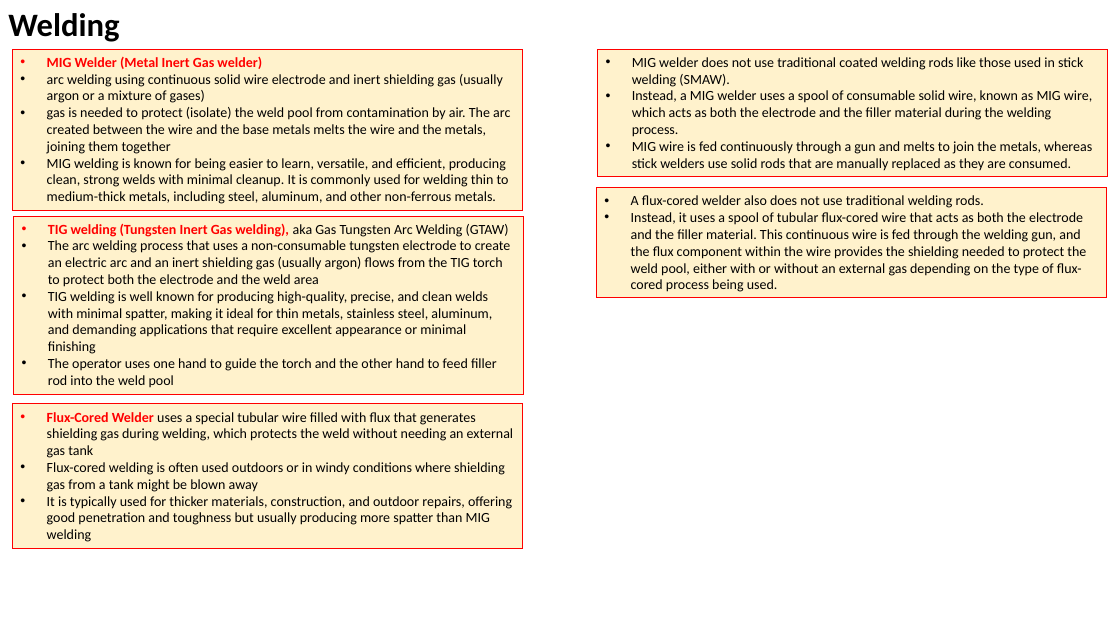
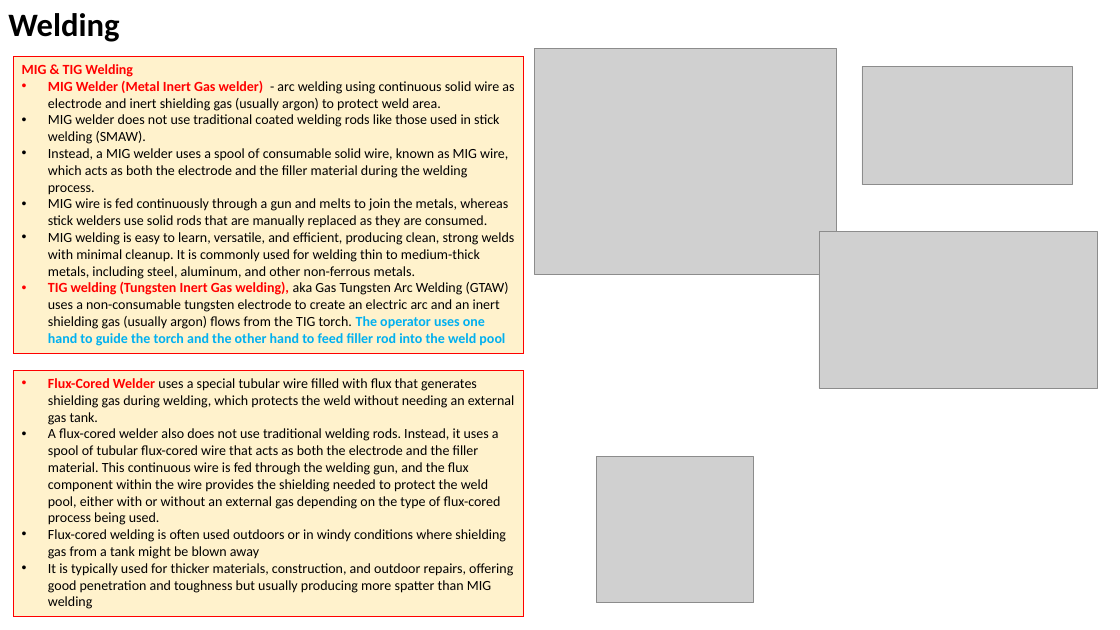
Before and after one commit to lselector/misc_farm, a slide deck: slide 1 of welding.pptx. Drawn at 1120x630 pixels with LibreOffice and Linux fonts; fonts in the diff are those of the drawing; grey boxes stand for pictures. Boxes give left, top, right and bottom in pixels: in the first picture for what was removed or moved away, otherwise in the second. Text is boxed around its words. In the diff, an @@ line names an element or a change of style, - is before the commit and + after.

Commit message:
update

```diff
--- a/welding.pptx
+++ b/welding.pptx
@@ rectangle "MIG & TIG Welding": place and size @@
-rectangle "MIG & TIG Welding" at box(13, 50, 523, 211)
+rectangle "MIG & TIG Welding" at box(13, 56, 524, 353)
@@ picture added at box(535, 48, 838, 274) @@
@@ rectangle removed at box(597, 50, 1108, 176) @@
-• MIG welder does not use traditional coated welding rods like those used in stick welding (SMAW).
-• Instead, a MIG welder uses a spool of consumable solid wire, known as MIG wire, which acts as both the electrode and the filler material during the welding process.
-• MIG wire is fed continuously through a gun and melts to join the metals, whereas stick welders use solid rods that are manually replaced as they are consumed.
@@ text in rectangle at box(22, 64, 515, 346): text changed @@
-• MIG Welder (Metal Inert Gas welder)
-• arc welding using continuous solid wire electrode and inert shielding gas (usually argon or a mixture of gases)
-• gas is needed to protect (isolate) the weld pool from contamination by air. The arc created between the wire and the base metals melts the wire and the metals, joining them together
-• MIG welding is known for being easier to learn, versatile, and efficient, producing clean, strong welds with minimal cleanup. It is commonly used for welding thin to medium-thick metals, including steel, aluminum, and other non-ferrous metals.
+MIG & TIG Welding
+• MIG Welder (Metal Inert Gas welder) - arc welding using continuous solid wire as electrode and inert shielding gas (usually argon) to protect weld area.
+• MIG welder does not use traditional coated welding rods like those used in stick welding (SMAW).
+• Instead, a MIG welder uses a spool of consumable solid wire, known as MIG wire, which acts as both the electrode and the filler material during the welding process.
+• MIG wire is fed continuously through a gun and melts to join the metals, whereas stick welders use solid rods that are manually replaced as they are consumed.
+• MIG welding is easy to learn, versatile, and efficient, producing clean, strong welds with minimal cleanup. It is commonly used for welding thin to medium-thick metals, including steel, aluminum, and other non-ferrous metals.
+• TIG welding (Tungsten Inert Gas welding), aka Gas Tungsten Arc Welding (GTAW)
+  uses a non-consumable tungsten electrode to create an electric arc and an inert shielding gas (usually argon) flows from the TIG torch. The operator uses one hand to guide the torch and the other hand to feed filler rod into the weld pool
@@ picture added at box(862, 66, 1072, 185) @@
@@ rectangle removed at box(597, 188, 1107, 298) @@
-• A flux-cored welder also does not use traditional welding rods.
-• Instead, it uses a spool of tubular flux-cored wire that acts as both the electrode and the filler material. This continuous wire is fed through the welding gun, and the flux component within the wire provides the shielding needed to protect the weld pool, either with or without an external gas depending on the type of flux-cored process being used.
@@ rectangle removed at box(13, 216, 524, 394) @@
-• TIG welding (Tungsten Inert Gas welding), aka Gas Tungsten Arc Welding (GTAW)
-• The arc welding process that uses a non-consumable tungsten electrode to create an electric arc and an inert shielding gas (usually argon) flows from the TIG torch to protect both the electrode and the weld area
-• TIG welding is well known for producing high-quality, precise, and clean welds with minimal spatter, making it ideal for thin metals, stainless steel, aluminum, and demanding applications that require excellent appearance or minimal finishing
-• The operator uses one hand to guide the torch and the other hand to feed filler rod into the weld pool
@@ picture added at box(819, 232, 1097, 388) @@
@@ rectangle "Flux-Cored Welder uses a special ...": place and size @@
-rectangle "Flux-Cored Welder uses a special ..." at box(13, 404, 523, 549)
+rectangle "Flux-Cored Welder uses a special ..." at box(13, 371, 524, 617)
@@ text in rectangle at box(48, 378, 514, 525): text changed @@
-• Flux-Cored Welder uses a special tubular wire filled with flux that generates shielding gas during welding, which protects the weld without needing an external gas tank
+• Flux-Cored Welder uses a special tubular wire filled with flux that generates shielding gas during welding, which protects the weld without needing an external gas tank.
+• A flux-cored welder also does not use traditional welding rods. Instead, it uses a spool of tubular flux-cored wire that acts as both the electrode and the filler material. This continuous wire is fed through the welding gun, and the flux component within the wire provides the shielding needed to protect the weld pool, either with or without an external gas depending on the type of flux-cored process being used.
@@ picture added at box(597, 457, 754, 603) @@
```
Also in this commit, not shown: 4 other slides changed.
